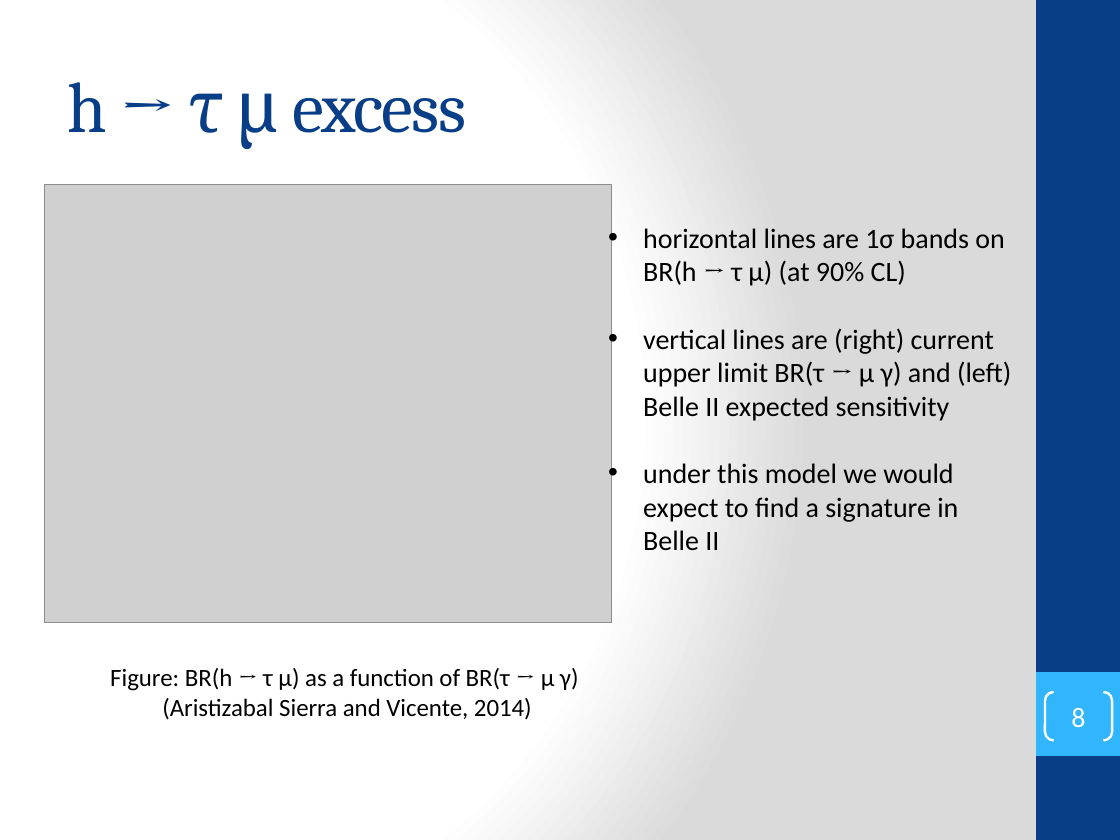
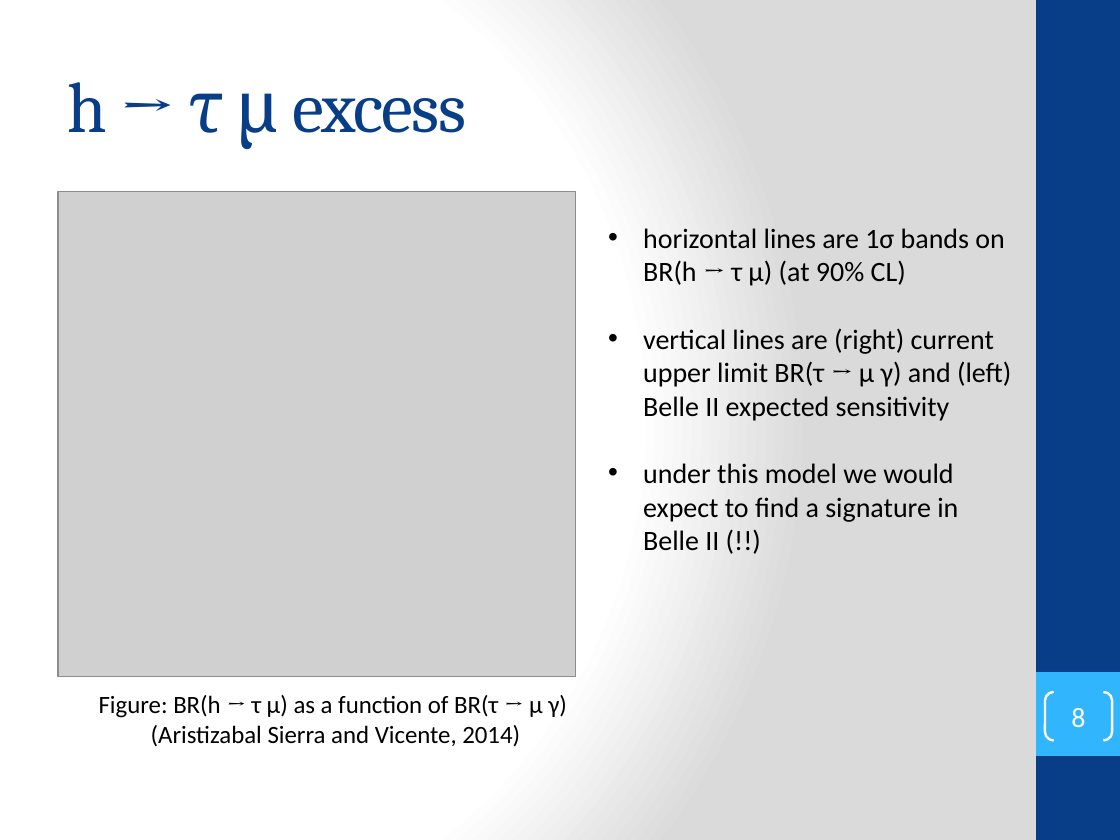
Before and after one commit to secret-agent-drone/lit-review, a slide deck: slide 8 of LiteratureReview_talk/lit_review_talk.pptx. Drawn at 1120x840 pixels with LibreOffice and Linux fonts; fonts in the diff are those of the drawing; grey boxes stand for pictures. Boxes give left, top, right and bottom in pixels: in the first picture for what was removed or moved away, otherwise in the second. Text is boxed around its words. In the diff, an @@ line names an element or a change of style, - is before the commit and + after.

```diff
--- a/LiteratureReview_talk/lit_review_talk.pptx
+++ b/LiteratureReview_talk/lit_review_talk.pptx
@@ picture: place and size @@
-picture at bbox=[44, 185, 612, 623]
+picture at bbox=[58, 192, 576, 678]
@@ text at bbox=[643, 463, 958, 551]: text changed @@
-• under this model we would expect to find a signature in Belle II
+• under this model we would expect to find a signature in Belle II (!!)
@@ text "Figure: BR(h → τ μ) ...": place and size @@
-text "Figure: BR(h → τ μ) ..." at bbox=[110, 668, 579, 720]
+text "Figure: BR(h → τ μ) ..." at bbox=[99, 695, 567, 747]
```
Also in this commit, not shown: 8 other slides changed, 1 slide added, 6 other files.
